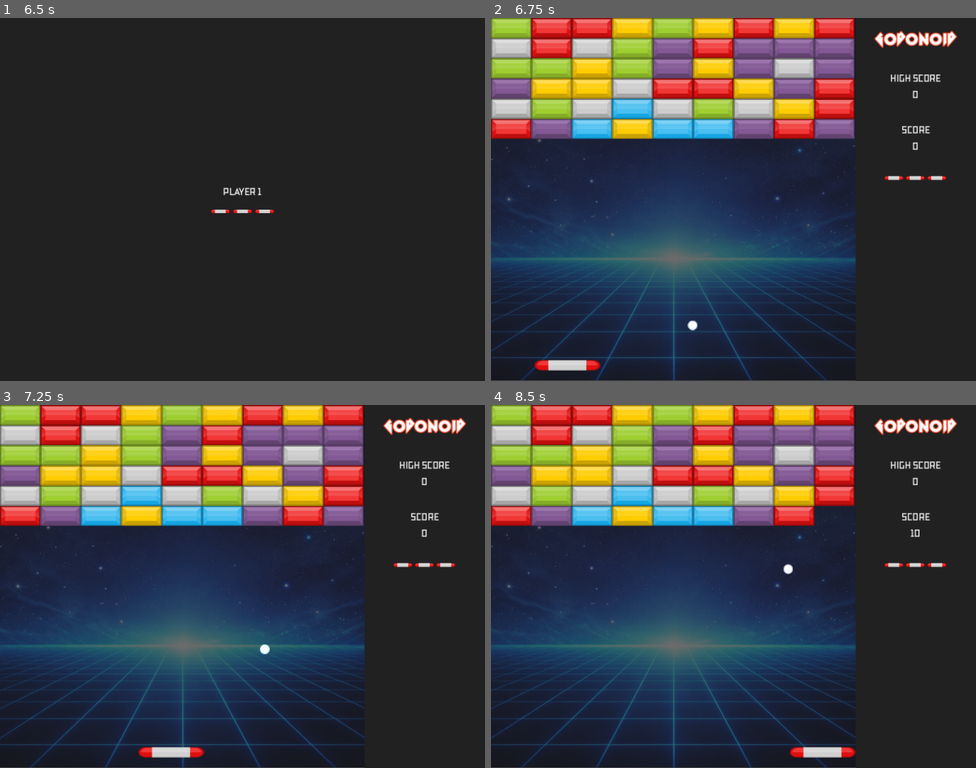
Above: before the commit, frames 1-4 (two rows, left to right).
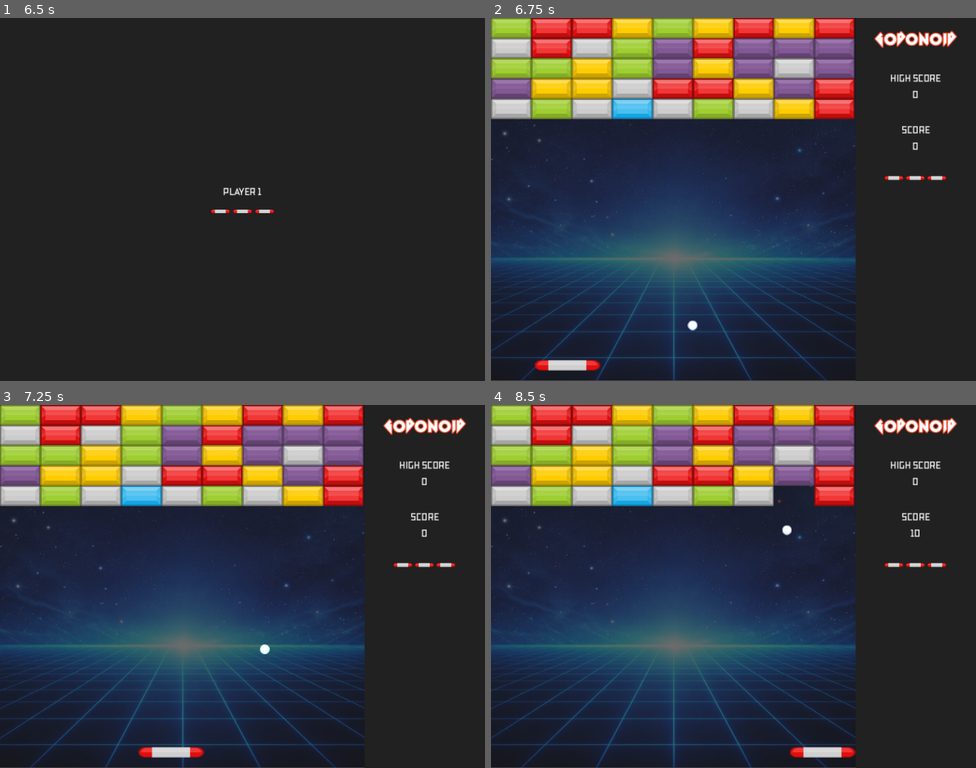
Above: after the commit, the same moments.

Repository: layon-figueiroa/godonoid
Game: Godot game, scene res://scenes/game.tscn
Same seed, same stepped clock (60 frames per second), same inputs: the game is played once before the commit and once after it.
Inputs:
- Up to frame 1 (6.5 s): click "START GAME" at 0.5 s; tap Enter (pause) at 1.25, 2.75, 4.25, 4.9 s; hold Right (ui_right) 1.28-2.03 s; tap Space (release) at 1.35, 2, 2.1, 2.85, 3.5, 3.6, 4.35, 5, 5.1, 5.85 s; hold Left (ui_left) 2.03-2.78 s; hold Right (ui_right) 2.78-4.28 s; hold Left (ui_left) from 4.28 s (still down)
- Up to frame 2 (6.75 s): release Left (ui_left) at 6.53 s; hold Right (ui_right) from 6.53 s (still down); tap Space (release) at 6.6 s
- Up to frame 3 (7.25 s): keep holding Right (ui_right)
- Up to frame 4 (8.5 s): keep holding Right (ui_right); tap Space (release) at 7.35, 8.1 s

Frame 1 is identical in both runs. In frame 2, 4.2% of the frame differs, in the area x 0-75%, y 27-34%; in frame 3, 4.2%; in frame 4, 4.3%, in the area x 0-67%, y 22-47%.

Commit message:
adição de tela de vitória com lógica aplicada

Diff:
--- a/scenes/canvas_layer.tscn
+++ b/scenes/canvas_layer.tscn
@@ -6,6 +6,7 @@
 [ext_resource type="PackedScene" uid="uid://bamandec48ywx" path="res://scenes/ui.tscn" id="5_4a2ha"]
 [ext_resource type="PackedScene" uid="uid://c1haujr81vr74" path="res://scenes/start_screen.tscn" id="5_kfwc7"]
 [ext_resource type="PackedScene" uid="uid://i4gdqmadnx4n" path="res://scenes/pause_screen.tscn" id="6_4a2ha"]
+[ext_resource type="PackedScene" uid="uid://da2llwergjkhq" path="res://scenes/victory.tscn" id="7_g6s7q"]
 
 [node name="CanvasLayer" type="CanvasLayer"]
 process_mode = 3
@@ -27,3 +28,5 @@
 
 [node name="PauseScreen" parent="." instance=ExtResource("6_4a2ha")]
 visible = false
+
+[node name="Victory" parent="." instance=ExtResource("7_g6s7q")]
--- /dev/null
+++ b/scenes/victory.tscn
@@ -0,0 +1,61 @@
+[gd_scene load_steps=6 format=3 uid="uid://da2llwergjkhq"]
+
+[ext_resource type="FontFile" uid="uid://d3lp3f1gkcn5w" path="res://assets/fonts/arkanoid/iomanoid back.ttf" id="1_faxov"]
+[ext_resource type="Script" uid="uid://bl02edp8enprj" path="res://scripts/victory.gd" id="1_hl81x"]
+[ext_resource type="FontFile" uid="uid://bjyfi17gvc1y2" path="res://assets/fonts/tt_bricks/TT Bricks Trial Medium.otf" id="2_hl81x"]
+
+[sub_resource type="LabelSettings" id="LabelSettings_2fbfq"]
+font = ExtResource("1_faxov")
+font_size = 40
+outline_size = 6
+outline_color = Color(0.9529412, 0.25882354, 0.13725491, 1)
+
+[sub_resource type="LabelSettings" id="LabelSettings_8gwij"]
+font = ExtResource("2_hl81x")
+
+[node name="Victory" type="Control"]
+visible = false
+layout_mode = 3
+anchors_preset = 15
+anchor_right = 1.0
+anchor_bottom = 1.0
+grow_horizontal = 2
+grow_vertical = 2
+script = ExtResource("1_hl81x")
+
+[node name="ColorRect" type="ColorRect" parent="."]
+layout_mode = 1
+anchors_preset = 15
+anchor_right = 1.0
+anchor_bottom = 1.0
+grow_horizontal = 2
+grow_vertical = 2
+color = Color(0.12941177, 0.12941177, 0.12941177, 1)
+
+[node name="VBoxContainer" type="VBoxContainer" parent="."]
+layout_mode = 1
+anchors_preset = 8
+anchor_left = 0.5
+anchor_top = 0.5
+anchor_right = 0.5
+anchor_bottom = 0.5
+offset_left = -76.0
+offset_top = -37.0
+offset_right = 76.0
+offset_bottom = 37.0
+grow_horizontal = 2
+grow_vertical = 2
+
+[node name="Label" type="Label" parent="VBoxContainer"]
+layout_mode = 2
+text = "YOU WIN!"
+label_settings = SubResource("LabelSettings_2fbfq")
+horizontal_alignment = 1
+vertical_alignment = 1
+
+[node name="Label2" type="Label" parent="VBoxContainer"]
+layout_mode = 2
+text = "Thanks for Playing!"
+label_settings = SubResource("LabelSettings_8gwij")
+horizontal_alignment = 1
+vertical_alignment = 1
--- a/scripts/autoloads/game_manager.gd
+++ b/scripts/autoloads/game_manager.gd
@@ -18,7 +18,7 @@
 var current_score: int = 0
 var top_score: int = 0
 var lives: int = 3
-var total_bricks: int = 54
+var total_bricks: int = 45
 
 ## Função chamada pelas cenas do jogo para solicitar a mudança de estado
 
@@ -32,16 +32,10 @@
 	match current_state:
 		State.START:
 			call_start_screen()
-		State.PLAYING:
-			call_play_game()
-		State.STAND_BY:
-			call_stand_by()
 		State.PAUSED:
 			call_pause_game()
 		State.UNPAUSED:
 			call_unpause_game()
-		State.GAME_OVER:
-			call_game_over()
 		State.WIN:
 			call_win()
 		State.CREDITS:
@@ -53,38 +47,24 @@
 func call_start_screen() -> void:
 	current_score = 0
 	lives = 3
-	total_bricks = 54
-
-## Controla as ações quando jogo é iniciado
-func call_play_game() -> void:
-	print("Game is playing now...")
-
-## Controla as ações quando o jogo está na tela de stand by
-func call_stand_by() -> void:
-	pass
+	total_bricks = 45
 
 ## Controla as ações quando o jogo é pausado
 func call_pause_game() -> void:
-	print("Game is paused now...")
 	get_tree().paused = true
 
 ## Controla as ações quando o jogo é despausado
 func call_unpause_game() -> void:
-	print("You unpaused the game now...")
 	get_tree().paused = false
 	#change_state(State.PLAYING)
 
-## Controla as ações quando em game over
-func call_game_over() -> void:
-	pass
-
 ## Controla as ações quando o jogador vence o jogo
 func call_win() -> void:
-	pass
+	get_tree().paused = true
 
 ## Controla as ações quando exibindo os créditos
 func call_credits() -> void:
-	print("Showing game credits now")
+	pass
 
 ## Funções de manipulação de scores e vidas #########################
 
@@ -110,3 +90,8 @@
 
 func remove_bricks() -> void:
 	total_bricks = max(total_bricks - 1, 0)
+
+	if total_bricks != 0:
+		return
+
+	change_state(State.WIN)
--- a/scripts/ball.gd
+++ b/scripts/ball.gd
@@ -76,15 +76,11 @@
 	match new_state:
 		GameManager.State.START:
 			_on_life_lost()
-			print("A bola está paradinha")
 		GameManager.State.STAND_BY:
 			_on_life_lost()
-			print("A bola está paradinha")
 		GameManager.State.PLAYING:
 			reinitialize_move()
-			print("A bola está se movendo")
 		GameManager.State.PAUSED:
 			return
 		GameManager.State.GAME_OVER:
 			_on_life_lost()
-			print("A bola está paradinha")
--- a/scripts/brick_generator.gd
+++ b/scripts/brick_generator.gd
@@ -12,7 +12,7 @@
 func generate_brick_group() -> void:
 	clear_remaining_bricks()
 
-	for i in range(6):
+	for i in range(5):
 		for j in range(9):
 			var brick = brick_model.instantiate()
 			brick.position = Vector2((brick_width * j + brick_width / 2), (brick_height * i + brick_height / 2))
--- a/scripts/game.gd
+++ b/scripts/game.gd
@@ -27,8 +27,6 @@
 		pause_game = !pause_game
 
 		if pause_game:
-			print(pause_game)
 			GameManager.change_state(GameManager.State.PAUSED)
 		else:
-			print(pause_game)
 			GameManager.change_state(GameManager.State.UNPAUSED)
--- a/scripts/paddle.gd
+++ b/scripts/paddle.gd
@@ -74,20 +74,16 @@
 			_on_life_lost()
 			reset_bonus()
 			collision.disabled = true
-			print("O paddle está paradinho")
 		GameManager.State.STAND_BY:
 			_on_life_lost()
 			reset_bonus()
 			collision.disabled = true
-			print("O paddle está paradinho")
 		GameManager.State.PLAYING:
 			reinitialize_move()
 			collision.disabled = false
-			print("O paddle está se movendo")
 		GameManager.State.PAUSED:
 			return
 		GameManager.State.GAME_OVER:
 			_on_life_lost()
 			reset_bonus()
 			collision.disabled = true
-			print("O paddle está paradinho")
--- a/scripts/standby.gd
+++ b/scripts/standby.gd
@@ -6,7 +6,6 @@
 	GameManager.state_changed.connect(_on_state_changed)
 
 func generate_lives_panel() -> void:
-	print("Atualmente tem: ", GameManager.lives)
 	for i in range(GameManager.lives):
 		var texture_scene = preload("res://scenes/life_texture.tscn")
 		var texture = texture_scene.instantiate()
--- a/scripts/ui.gd
+++ b/scripts/ui.gd
@@ -27,9 +27,6 @@
 	generate_lives_panel()
 
 func _on_state_changed(new_state) -> void:
-	'''if new_state != GameManager.State.PLAYING:
-		visible = false
-		return'''
 	if (
 		new_state == GameManager.State.STAND_BY or
 		new_state == GameManager.State.GAME_OVER or
--- /dev/null
+++ b/scripts/victory.gd
@@ -0,0 +1,15 @@
+extends Control
+
+func _ready() -> void:
+	GameManager.state_changed.connect(_on_state_changed)
+
+func _on_state_changed(new_state) -> void:
+	if new_state == GameManager.State.WIN:
+		visible = true
+
+		await get_tree().create_timer(5.0, true).timeout
+
+		GameManager.change_state(GameManager.State.START)
+		get_tree().paused = false
+	else:
+		visible = false
Not shown: 1 places in scenes/canvas_layer.tscn that only renumber resources
Not shown, added: scripts/victory.gd.uid
Not shown, added: .DS_Store
